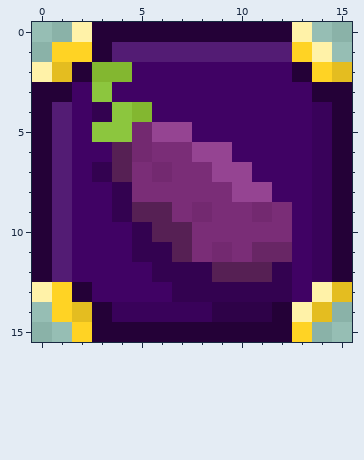
Pixel-art sprite, stored at images/go-pound-soul-sand@64.png. The first picture shows the starting point.
The file is 64x64 pixels, drawn in blocks of 4x4; one block is one cell here. Colours within 5 levels of each other are drawn and written as one.
Now the later version:
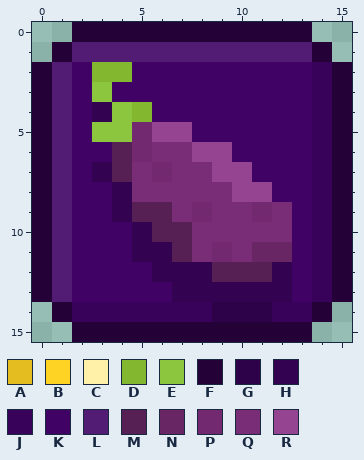
Palette (. is transparent): A #e4bd20  B #ffd324  C #fff2a8  D #83b730  E #8cc63e  F #240137  G #2e0248  H #330250  J #39025a  K #400264  L #531c74  M #562054  N #682665  P #732970  Q #7a2d77  R #954492
Change:
y 0: x 2 C -> F; x 13 C -> F
y 1: x 1..3 BBF -> FLL; x 13..14 BC -> LF
y 2: x 0..2 CAF -> FLK; x 13..15 FBA -> KJF
y 3: x 1 F -> L; x 14 F -> J
y 13: x 0..2 CBF -> FLK; x 14..15 CA -> JF
y 14: x 1..3 BAF -> FJJ; x 12..14 FCA -> JJF
y 15: x 2 B -> F; x 13 B -> F
Boxes around the changes in both pictures, in picture pixels (x1, y1, x2, y2):
changed: (32, 22, 112, 102)
changed: (292, 22, 352, 102)
changed: (32, 282, 112, 342)
changed: (272, 282, 352, 342)
